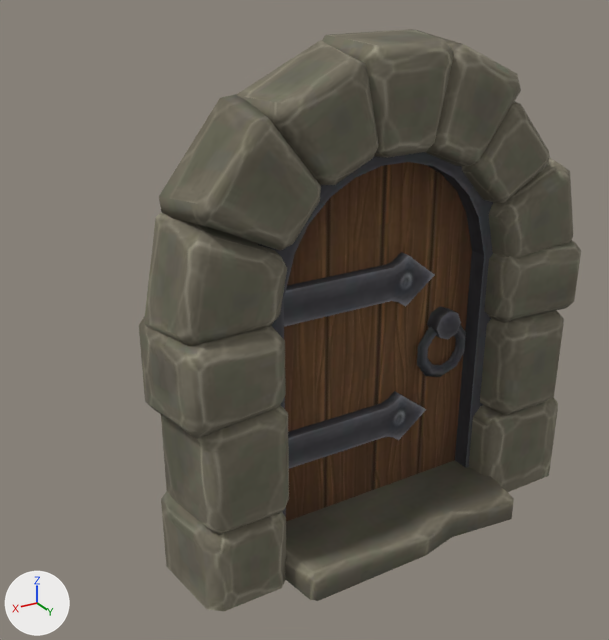
The glTF model models/porta.glb, before and after one commit.
The view is the same before and after, from a camera (50 mm lens) standing at (1.63, 2.17, 1.89) and looking at (0.01, -0.52, 0.55). Arrows for +X, +Y and +Z are at lower left; the lights stay in place. The first picture is the older version. Where no turn or scale is listed for an object, it has been applied to the vertices. Vertices at exactly the same position are counted once.

The first picture shows 'door', 'doorway'.
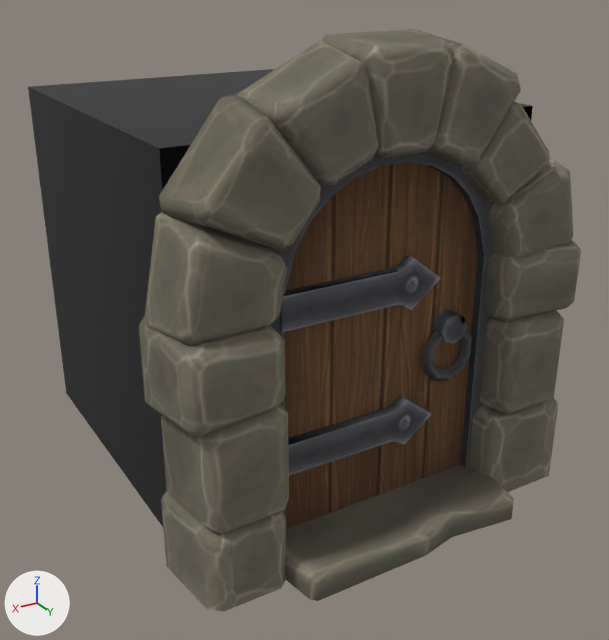
What differs and where, as boxes (x1, y1, x2, y2) in the pictures (609 x 640 px):
'door', reshaped, moved
    before: (284, 162, 472, 521)
    after: (280, 162, 478, 529)
'Cube', added (black)
    after: (28, 69, 533, 527)
part 1 of me_dungeon_passage_polysurface20_001, added
    after: (280, 162, 478, 529)

Edits to the bpy script that builds the scene:
```text
Add mat_material_001:
    mat_material_001 = principled_material('Material.001')
    mat_material_001.base_color = (0.0, 0.0, 0.0)  # black #000000
Change me_dungeon_passage_polysurface20_001:
    used by ob_door; location = (0.019, -0.079, -0.084)
    remove me_dungeon_passage_polysurface20_001.from_pydata(...)  # 107 vertices, 162 faces; spans x -0.41..0.421, y 0.039..0.152, z 0.019..1.378
    add me_dungeon_passage_polysurface20_001.from_pydata(...)  # 214 vertices, 582 faces; spans x -0.41..0.425, y 0.039..0.198, z 0.019..1.378
    me_dungeon_passage_polysurface20_001 part 1: 107 vertices added at x -0.407..0.425, y 0.086..0.198, z 0.019..1.378
Add me_cube_001:
    me_cube_001.from_pydata([(-0.735, -0.735, -0.735), (-0.735, -0.735, 0.735), (-0.735, 0.735, -0.735), (-0.735, 0.735, 0.735), (0.735, -0.735, -0.735), (0.735, -0.735, 0.735), (0.735, 0.735, -0.735), (0.735, 0.735, 0.735)], [], [(0, 1, 3), (0, 3, 2), (6, 7, 5), (6, 5, 4), (2, 6, 4), (2, 4, 0), (7, 3, 1), (7, 1, 5), (4, 5, 1), (4, 1, 0)])
    me_cube_001.materials.append(mat_material_001)  # black #000000
Change ob_door:
    ob_door.location: (0.019, -0.079, -0.084) -> (0.019, -0.089, -0.084)
Add ob_cube:
    ob_cube = bpy.data.objects.new('Cube', me_cube_001)
    ob_cube.location = (0.0, -0.865, 0.652)
```
